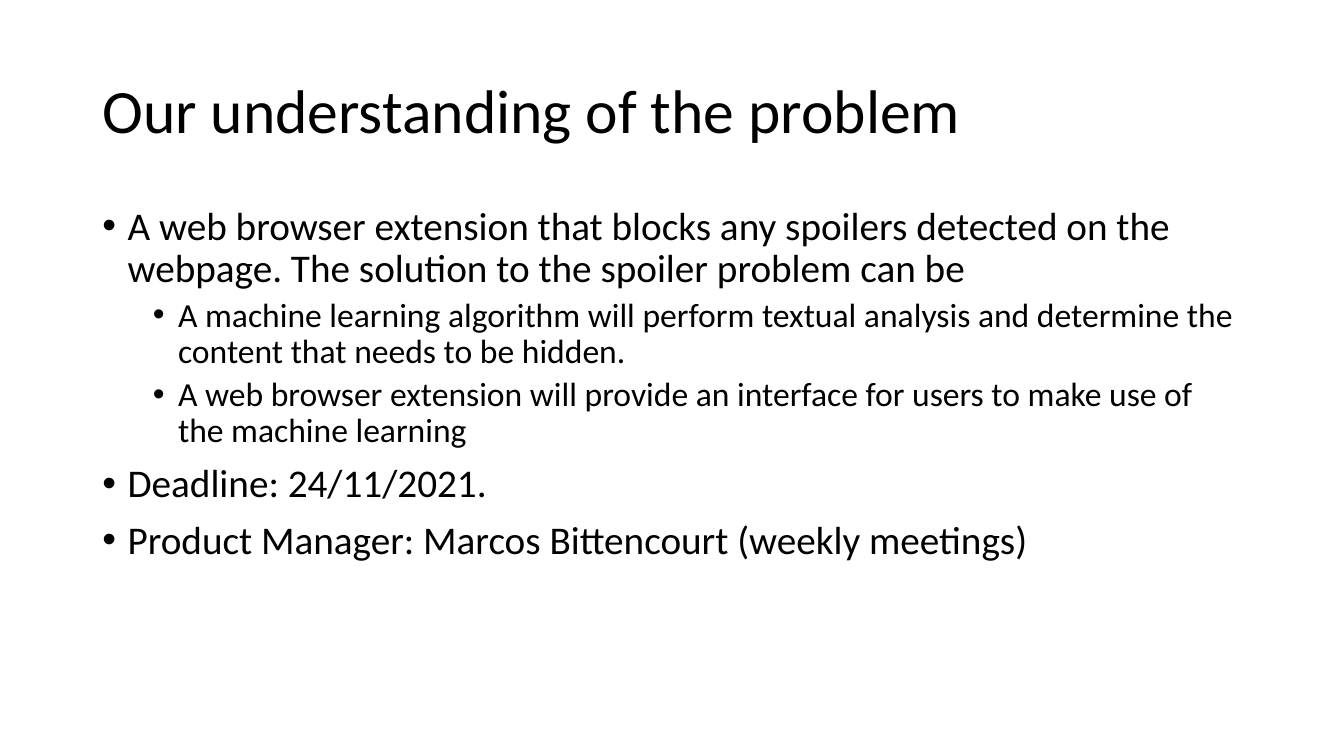
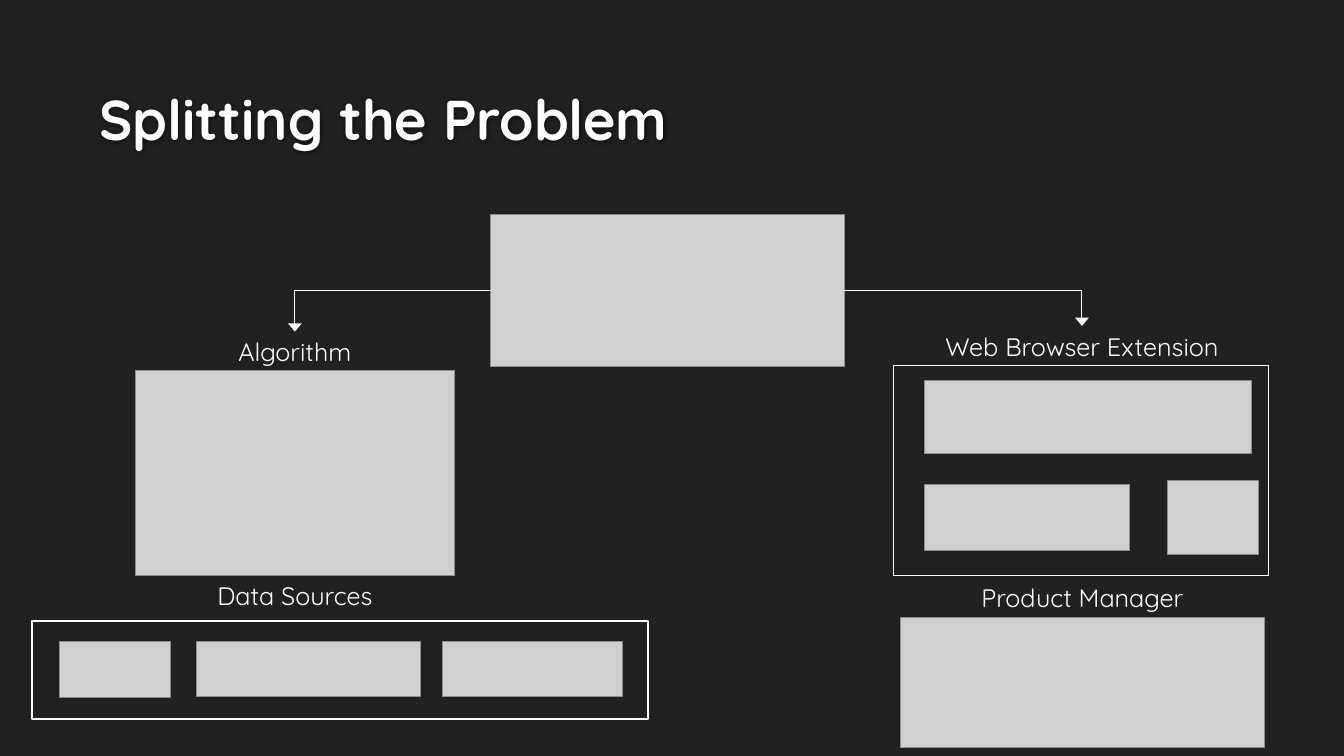
Before and after one commit to radroid/spoiler-buster, a slide deck: slide 3 of Capstone/docs/ppt/Intro-presentation.pptx (slide 2 before the commit). Drawn at 1344x756 pixels with LibreOffice and Linux fonts; fonts in the diff are those of the drawing; grey boxes stand for pictures; background and template pictures are left out. Boxes give left, top, right and bottom in pixels: in the first picture for what was removed or moved away, otherwise in the second. Text is boxed around its words. In the diff, an @@ line names an element or a change of style, - is before the commit and + after.

```diff
--- a/Capstone/docs/ppt/Intro-presentation.pptx
+++ b/Capstone/docs/ppt/Intro-presentation.pptx
@@ background #FFFFFF to #212121 @@
@@ title "Splitting the Problem" at <box>99,98,668,151</box>: vertical alignment middle to bottom @@
@@ title at <box>99,98,668,151</box>: text changed; size 44 to 40 pt; font Calibri to Quicksand; text colour #000000 to #FEFEFE; bold on @@
-Our understanding of the problem
+Splitting the Problem
@@ text removed at <box>128,212,1233,561</box> @@
-• A web browser extension that blocks any spoilers detected on the webpage. The solution to the spoiler problem can be
-  • A machine learning algorithm will perform textual analysis and determine the content that needs to be hidden.
-  • A web browser extension will provide an interface for users to make use of the machine learning
-• Deadline: 24/11/2021.
-• Product Manager: Marcos Bittencourt (weekly meetings)
@@ picture added at <box>490,215,845,367</box> @@
@@ elbow arrow added from (490, 290) to (295, 332), #FFFFFF 0.75 pt @@
@@ elbow arrow added from (845, 290) to (1082, 326), #FFFFFF 0.75 pt @@
@@ text added at <box>238,342,351,366</box>, 18 pt, text #FFFFFF @@
+Algorithm
@@ text added at <box>945,337,1218,357</box>, 18 pt, text #FFFFFF @@
+Web Browser Extension
@@ picture added at <box>135,370,455,576</box> @@
@@ rectangle added at <box>893,366,1268,576</box>, outline #FFFFFF 1.25 pt @@
@@ picture added at <box>925,380,1252,454</box> @@
@@ picture added at <box>925,485,1130,551</box> @@
@@ picture added at <box>1168,481,1258,555</box> @@
@@ text added at <box>217,587,372,606</box>, 18 pt, text #FFFFFF @@
+Data Sources
@@ text added at <box>981,588,1184,612</box>, 18 pt, text #FFFFFF @@
+Product Manager
@@ rectangle added at <box>32,621,648,719</box>, outline #FFFFFF 1.25 pt @@
@@ picture added at <box>900,617,1264,748</box> @@
@@ picture added at <box>59,641,170,697</box> @@
@@ picture added at <box>197,641,420,697</box> @@
@@ picture added at <box>443,641,623,697</box> @@
```
Also in this commit, not shown: 6 other slides changed, 1 slide added.
